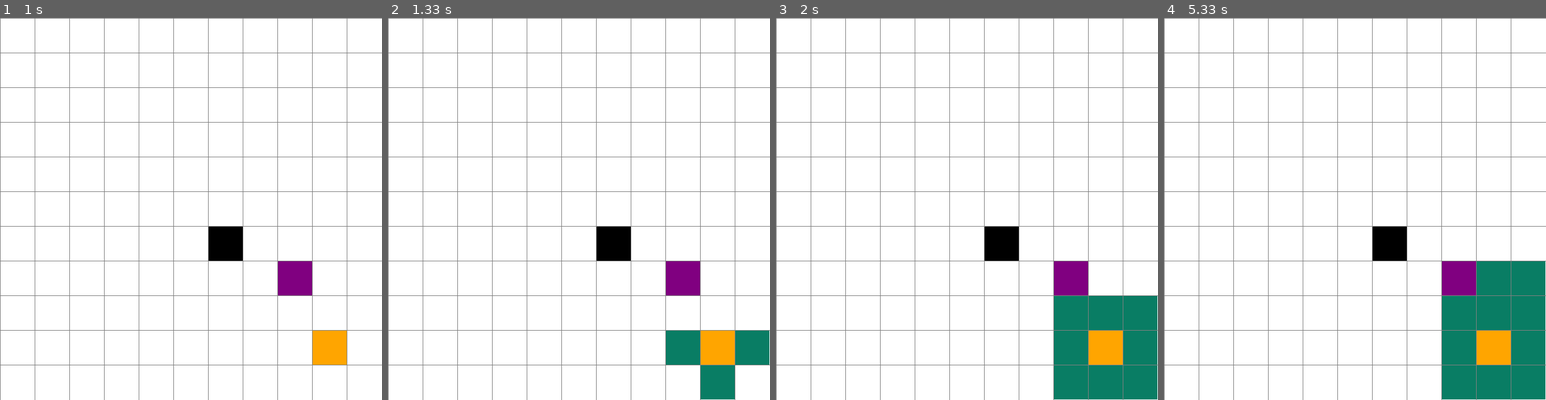
Above: before the commit, frames 1-4 (left to right).
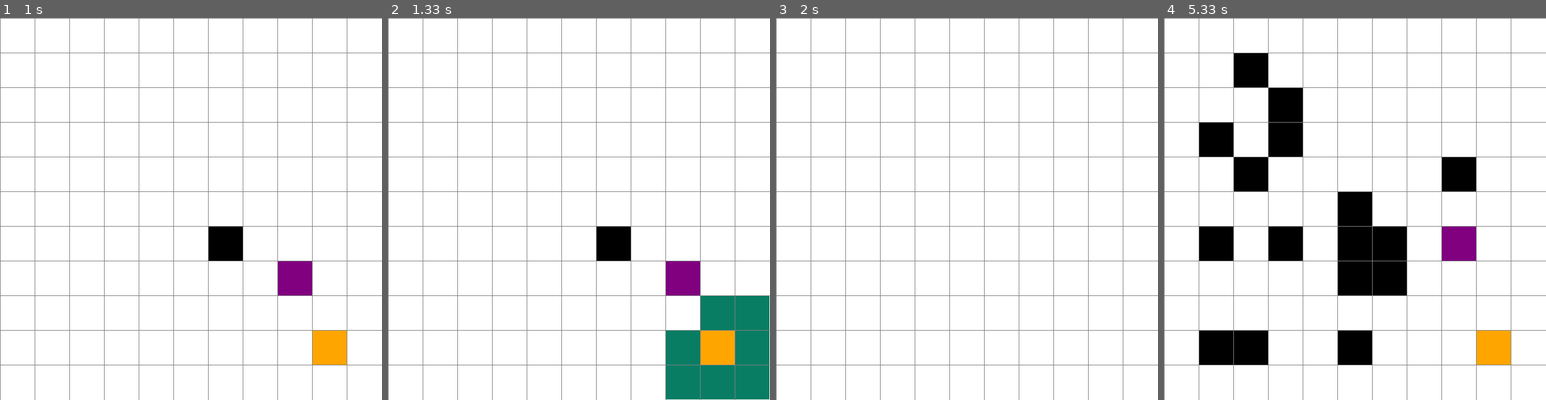
Above: after the commit, the same moments.

Repository: osvi-dev/IA
Game: pygame game, started from A*/tablero.py
Two runs of this game, one before a commit and one after it. Both use one fixed random seed, a clock stepped at 60 frames per second and the inputs below.
Inputs (mouse positions are in pixels of both pictures, inside the frame that each line leads up to):
- Up to frame 1 (1 s): tap B at 0.33 s; press the mouse at (332, 342) at 0.7 s; move the mouse to (282, 293) at 0.8 s; release the mouse at (236, 243) at 0.93 s
- Up to frame 2 (1.33 s): hold B from 1 s (still down); move the mouse to (479, 67) at 1.03 s
- Up to frame 3 (2 s): release B at 1.47 s; hold R 1.5-1.97 s
- Up to frame 4 (5.33 s): press the mouse at (1496, 342) at 2.03 s; move the mouse to (1473, 258) at 2.13 s; release the mouse at (1454, 174) at 2.27 s; press the mouse at (1496, 342) at 2.37 s; move the mouse to (1362, 293) at 2.47 s; release the mouse at (1232, 247) at 2.6 s; press the mouse at (1496, 342) at 2.7 s; move the mouse to (1366, 212) at 2.8 s; release the mouse at (1240, 79) at 2.93 s; press the mouse at (1496, 342) at 3.03 s; move the mouse to (1381, 243) at 3.13 s; release the mouse at (1270, 140) at 3.27 s; press the mouse at (1496, 342) at 3.37 s; move the mouse to (1366, 346) at 3.47 s; release the mouse at (1240, 350) at 3.6 s; press the mouse at (1496, 342) at 3.7 s; move the mouse to (1385, 289) at 3.8 s; release the mouse at (1278, 239) at 3.93 s; press the mouse at (1496, 342) at 4.03 s; move the mouse to (1389, 231) at 4.13 s; release the mouse at (1282, 117) at 4.27 s; press the mouse at (1496, 342) at 4.37 s; move the mouse to (1358, 342) at 4.47 s; release the mouse at (1221, 342) at 4.6 s; press the mouse at (1496, 342) at 4.7 s; move the mouse to (1362, 235) at 4.8 s; release the mouse at (1228, 128) at 4.93 s; press the mouse at (1496, 342) at 5.03 s; move the mouse to (1377, 258) at 5.13 s; release the mouse at (1259, 170) at 5.27 s

Frame 1 is identical in both runs. In frame 2, 3.2% of the frame differs, in the area x 72-100%, y 72-100%; in frame 3, 8.8%; in frame 4, 21%, in the area x 9-100%, y 9-100%.

Commit message:
Avance, pero cuando va para ambos lados

Diff:
--- /dev/null
+++ b/A*/a.py
@@ -0,0 +1,292 @@
+import pygame
+import os
+
+# Configuraciones iniciales
+ANCHO_VENTANA = 600
+VENTANA = pygame.display.set_mode((ANCHO_VENTANA, ANCHO_VENTANA))
+pygame.display.set_caption("Visualización de Nodos (Instrucciones en la terminal)")
+
+# Colores (RGB)
+BLANCO = (255, 255, 255)
+NEGRO = (0, 0, 0)
+GRIS = (128, 128, 128)
+GRIS_CLARO = (192, 192, 192)  # Simboliza los nodos en la Lista Abierta (LA)
+NARANJA = (255, 165, 0)
+PURPURA = (128, 0, 128)
+ROJO = (255, 0, 0)  # Indica el nodo seleccionado para avanzar
+
+class Nodo:
+    def __init__(self, fila, col, ancho, total_filas):
+        self.fila = fila
+        self.col = col
+        self.x = fila * ancho
+        self.y = col * ancho
+        self.color = BLANCO
+        self.ancho = ancho
+        self.total_filas = total_filas
+
+        # Atributos para el algoritmo A*
+        self.G = 0  # Costo desde el inicio hasta el nodo actual
+        self.H = 0  # Estimación del costo hasta el nodo final
+        self.F = 0  # Costo total (F = G + H)
+        self.padre = 0 # Nodo anterior para que al final se marque la ruta mas corta
+
+    def get_pos(self):
+        return self.fila, self.col
+
+    def es_pared(self):
+        return self.color == NEGRO
+
+    def es_inicio(self):
+        return self.color == NARANJA
+
+    def es_fin(self):
+        return self.color == PURPURA
+
+    def es_gris(self):
+        return self.color == GRIS_CLARO
+
+    def es_rojo(self):
+        return self.color == ROJO
+
+    def restablecer(self):
+        self.color = BLANCO
+
+    def hacer_inicio(self):
+        self.color = NARANJA
+
+    def hacer_pared(self):
+        self.color = NEGRO
+
+    def hacer_fin(self):
+        self.color = PURPURA
+
+    def hacer_gris(self):
+        if not self.es_inicio():  # Asegurar que el nodo inicio no cambie de color
+            self.color = GRIS_CLARO
+
+    def hacer_rojo(self):
+        self.color = ROJO
+
+    def dibujar(self, ventana):
+        pygame.draw.rect(ventana, self.color, (self.x, self.y, self.ancho, self.ancho))
+
+def crear_grid(filas, ancho):
+    grid = []
+    ancho_nodo = ancho // filas
+    for i in range(filas):
+        grid.append([])
+        for j in range(filas):
+            nodo = Nodo(i, j, ancho_nodo, filas)
+            grid[i].append(nodo)
+    return grid
+
+def dibujar_grid(ventana, filas, ancho):
+    ancho_nodo = ancho // filas
+    for i in range(filas):
+        pygame.draw.line(ventana, GRIS, (0, i * ancho_nodo), (ancho, i * ancho_nodo))
+        for j in range(filas):
+            pygame.draw.line(ventana, GRIS, (j * ancho_nodo, 0), (j * ancho_nodo, ancho))
+
+def dibujar(ventana, grid, filas, ancho):
+    ventana.fill(BLANCO)
+    for fila in grid:
+        for nodo in fila:
+            nodo.dibujar(ventana)
+
+    dibujar_grid(ventana, filas, ancho)
+    pygame.display.update()
+
+def obtener_click_pos(pos, filas, ancho):
+    ancho_nodo = ancho // filas
+    y, x = pos
+    fila = y // ancho_nodo
+    col = x // ancho_nodo
+    return fila, col
+
+print("\nBienvenido al algoritmo A* para encontrar la ruta más corta.")
+print("Instrucciones:")
+print("- Haga clic izquierdo para seleccionar el nodo inicio y fin.")
+print("- Despues Haga clic izquierdo en un nodo para marcarlo como pared.")
+print("- Haga clic derecho para eliminar un nodo.")
+print("- Presione 'S' para iniciar a marcar las posibles rutas.")
+
+def limpiar_terminal():
+    """Limpia la terminal dependiendo del sistema operativo."""
+    os.system('cls' if os.name == 'nt' else 'clear')
+
+def imprimir_estado(LA, LC, inicio, fin):
+    """Imprime el estado actual de la Lista Abierta, Lista Cerrada, Nodo Inicio y Nodo Fin."""
+    limpiar_terminal()
+    print("Instrucciones:")
+    print("- Presione 'D' para encontrar ruta paso por paso.")
+    print("- Presione 'F' para finalizar y encontrar la ruta más corta.")
+    print("\nEstado actual:")
+    print("Lista Abierta (LA):", [(nodo.get_pos()) for nodo in LA])
+    print("Lista Cerrada (LC):", [(nodo.get_pos()) for nodo in LC])
+    print("Nodo Inicio:", inicio.get_pos() if inicio else "No definido")
+    print("Nodo Fin:", fin.get_pos() if fin else "No definido")
+
+
+def calcular_heuristica(nodo, fin):
+    """ Calcula el valor H basado en la distancia en celdas al nodo fin. """
+    if not fin:
+        return 0
+    fila_actual, col_actual = nodo.get_pos()
+    fila_fin, col_fin = fin.get_pos()
+
+    distancia_filas = abs(fila_fin - fila_actual)
+    distancia_columnas = abs(col_fin - col_actual)
+
+    return (distancia_filas + distancia_columnas) * 10
+
+def marcar_nodos_adyacentes(grid, nodo_actual, fin, LA, LC, FILAS):
+    """ Marca los nodos adyacentes en gris y actualiza sus valores G, H y F. """
+    fila, col = nodo_actual.get_pos()
+    direcciones = [(-1, 0), (1, 0), (0, -1), (0, 1), (-1, -1), (-1, 1), (1, -1), (1, 1)]  # Incluye diagonales
+
+    for d in direcciones:
+        nueva_fila = fila + d[0]
+        nueva_col = col + d[1]
+
+        if 0 <= nueva_fila < FILAS and 0 <= nueva_col < FILAS:
+            nodo_adyacente = grid[nueva_fila][nueva_col]
+
+            if nodo_adyacente.es_pared() or nodo_adyacente in LC:
+                continue  # No procesar si es una pared o ya está en la lista cerrada
+
+            # Determinar el costo de movimiento (10 si es ortogonal, 14 si es diagonal)
+            costo_movimiento = 10 if d in [(-1, 0), (1, 0), (0, -1), (0, 1)] else 14
+            nuevo_G = nodo_actual.G + costo_movimiento
+
+            if nodo_adyacente in LA:
+                # Si el nuevo G es menor, actualizamos el nodo
+                if nuevo_G <= nodo_adyacente.G:
+                    nodo_adyacente.G = nuevo_G
+                    nodo_adyacente.F = nodo_adyacente.G + nodo_adyacente.H
+                    nodo_adyacente.padre = nodo_actual  # Actualizar el nodo padre
+
+            else:
+                # Si es la primera vez que se calcula, establecer valores
+                nodo_adyacente.G = nuevo_G
+                nodo_adyacente.H = calcular_heuristica(nodo_adyacente, fin)
+                nodo_adyacente.F = nodo_adyacente.G + nodo_adyacente.H
+                nodo_adyacente.hacer_gris()
+                nodo_adyacente.padre = nodo_actual  # Asignar el nodo padre
+                LA.append(nodo_adyacente)
+
+def marcar_ruta_optima(nodo_fin):
+    """ Retrocede desde el nodo final hasta el inicio para marcar la ruta óptima. """
+    nodo_actual = nodo_fin.padre
+    while nodo_actual and not nodo_actual.es_inicio():
+        nodo_actual.color = (0, 0, 255)  # Azul para la ruta óptima
+        nodo_actual = nodo_actual.padre
+
+def avanzar_nodo(LA, LC, fin):
+    """ Encuentra el nodo con el menor F y lo marca en rojo. """
+    if not LA:
+        print("\nNo hay más nodos en la lista abierta. No se encontró el camino.")
+        return None
+
+    menor_nodo = min(LA, key=lambda nodo: nodo.F)  # Encuentra el nodo con el menor F
+
+    if menor_nodo == fin:
+        print("\nllegamos al nodo final!!! No se pueden seleccionar más nodos.")
+        return None  # Detiene la búsqueda si se llega al nodo final
+
+    menor_nodo.hacer_rojo()  # Marca el nodo como seleccionado (rojo)
+    LA.remove(menor_nodo)  # Lo eliminamos de la lista abierta
+    LC.append(menor_nodo)  # Lo agregamos a la lista cerrada
+
+    return menor_nodo
+
+def ejecutar_algoritmo_completo(grid, inicio, fin, LA, LC, LS, FILAS):
+    """ Ejecuta el algoritmo A* completo y muestra los resultados en consola. """
+    while True:
+        nuevo_nodo = avanzar_nodo(LA, LC, fin)
+        if not nuevo_nodo:
+            break
+        marcar_nodos_adyacentes(grid, nuevo_nodo, fin, LA, LC, FILAS)
+        imprimir_estado(LA, LC, inicio, fin)  # Actualiza la consola en cada paso
+
+    if fin in LC:
+        marcar_ruta_optima(fin)
+
+    imprimir_estado(LA, LC, inicio, fin)
+    print("\n¡Se ha llegado al nodo fin!")
+    nodo_actual = fin
+    while nodo_actual and nodo_actual.padre:
+        LS.append(nodo_actual.get_pos())
+        nodo_actual = nodo_actual.padre
+    print("Ruta óptima (Presione 'C' para trazarla):", LS[::-1])  # Imprimir la ruta en orden inverso
+
+def main(ventana, ancho):
+    FILAS = 10
+    grid = crear_grid(FILAS, ancho)
+
+    inicio = None
+    fin = None
+    LA = []  # Lista Abierta
+    LC = []  # Lista Cerrada
+    LS = [] # Lista para almacenar la ruta mas corta
+
+    corriendo = True
+
+    while corriendo:
+        dibujar(ventana, grid, FILAS, ancho)
+        for event in pygame.event.get():
+            if event.type == pygame.QUIT:
+                corriendo = False
+
+            if pygame.mouse.get_pressed()[0]:  # Click izquierdo
+                pos = pygame.mouse.get_pos()
+                fila, col = obtener_click_pos(pos, FILAS, ancho)
+                nodo = grid[fila][col]
+
+                if not inicio and nodo != fin:
+                    inicio = nodo
+                    inicio.hacer_inicio()
+                    inicio.G = 0
+                    inicio.padre = None  # El inicio no tiene padre
+                    LC.append(inicio)  # Agregamos el nodo inicio a la lista cerrada
+
+                elif not fin and nodo != inicio:
+                    fin = nodo
+                    fin.hacer_fin()
+
+                elif nodo != fin and nodo != inicio:
+                    nodo.hacer_pared()
+
+            elif pygame.mouse.get_pressed()[2]:  # Click derecho
+                pos = pygame.mouse.get_pos()
+                fila, col = obtener_click_pos(pos, FILAS, ancho)
+                nodo = grid[fila][col]
+                nodo.restablecer()
+                if nodo == inicio:
+                    inicio = None
+                elif nodo == fin:
+                    fin = None
+
+            elif event.type == pygame.KEYDOWN:
+                if event.key == pygame.K_s:
+                    imprimir_estado(LA, LC, inicio, fin)
+                    marcar_nodos_adyacentes(grid, inicio, fin, LA, LC, FILAS)
+
+                if event.key == pygame.K_d:
+                    nuevo_nodo = avanzar_nodo(LA, LC, fin)
+                    if nuevo_nodo:
+                        marcar_nodos_adyacentes(grid, nuevo_nodo, fin, LA, LC, FILAS)
+                    imprimir_estado(LA, LC, inicio, fin)
+                    if nuevo_nodo == fin:
+                        print("\n¡Se ha llegado al nodo fin!")
+
+                if event.key == pygame.K_c and fin:
+                    marcar_ruta_optima(fin)
+
+                if event.key == pygame.K_f and inicio and fin:
+                    ejecutar_algoritmo_completo(grid, inicio, fin, LA, LC, LS, FILAS)
+
+
+    pygame.quit()
+
+main(VENTANA, ANCHO_VENTANA)
--- a/A*/algoritmo_nuevo.py
+++ b/A*/algoritmo_nuevo.py
@@ -23,8 +23,12 @@
         self.lista_abierta = {}
         # para actualizar la interfaz grafica
         self.update_callback = update_callback
+        # para almacenar el padre de cada nodo para reconstruir el camino
+        self.parents = {}
         # sera el camino del final
-        self.camino = {}
+        self.camino = []
+
+        self.nodos_datos = {}
 
     def definir_inicio_fin(self):
         """
@@ -56,6 +60,16 @@
         return np.linalg.norm(np.array(a) - np.array(b))
 
     def encontrar_vecinos(self, curr_coor:tuple, datos:tuple):
+        """
+        Encuentra los vecinos del nodo actual y calcula sus valores g, h y f.
+
+        :param curr_coor: Coordenadas del nodo actual.
+        :type curr_coor: tuple
+        :param datos: Valores g, h y f del nodo actual.
+        :type datos: tuple
+        :return: True si encontró el nodo final, False en caso contrario.
+        :rtype: bool
+        """
         curr_x, curr_y = curr_coor
 
         # g es el costo de llegar al vecino
@@ -71,7 +85,7 @@
             (0, +1, 10),    # Arriba
             (0, -1, 10),    # Abajo
             (+1, +1, 14),   # Diagonal derecha arriba
-            (+1, -1, 14),   # Diagonal derecha abajo
+            (+1, -1, 20),   # Diagonal derecha abajo
             (-1, +1, 14),   # Diagonal izquierda arriba
             (-1, -1, 14)    # Diagonal izquierda abajo
         ]
@@ -85,40 +99,71 @@
             # la coordenada en y es mayor a 0 y menor a la longitud del tablero
             if (0 <= next_x < len(self.board) and 0 <= next_y < len(self.board[0])) and (vecino_coor not in self.lista_cerrada):
 
-
-                # Verificamos el vecino es el final
-                if (next_x, next_y) == self.coor_fin:
-                    # construimos el final
-                    print("Encontramos el camino")
-                    time.sleep(10)
-                    return
+                # Verificamos si el vecino es el final
+                if vecino_coor == self.coor_fin:
+                    # Guardamos el padre del nodo final
+                    self.parents[vecino_coor] = curr_coor
+                    return True
 
                 # Cambiamos el color de la casilla, para saber que es un vecino
                 self.board[next_x][next_y].color = (9, 125, 100)
-                time.sleep(0.1)
 
                 # guardamos la coordenada
                 next_coor = (next_x, next_y)
 
-                # verificamos que no este en la lista abierta, si esta veremos si volvemos a calcular f,g,h
-                if next_coor not in self.lista_abierta:
-                    g = costo + datos[0]
-                    h = self.heuristic(next_coor, self.coor_fin)
-                    f = g + h
+                # Calculamos los nuevos valores
+                g = costo + datos[0]
+                h = self.heuristic(next_coor, self.coor_fin)
+                f = g + h
+
+                # Verificamos que no esté en la lista abierta o si el nuevo camino es mejor
+                if next_coor not in self.lista_abierta or g < self.lista_abierta[next_coor][0]:
                     self.lista_abierta[next_coor] = (g, h, f)
-
-                    # primimimos por consola
-                    print(f"Nodo: {next_coor}, G: {g}, H: {h}, F: {f}")
-
-                # lista en la lista abierta
-                else:
-                    g = costo + datos[0]
-                    h = self.heuristic(next_coor, self.coor_fin)
-                    f = g + h
-                    if g < self.lista_abierta[next_coor][0]:
-                        self.lista_abierta[next_coor] = (g, h, f)
+                    self.parents[next_coor] = curr_coor
+
+                    # Imprimimos por consola
+                    # print(f"Nodo: {next_coor}, G: {g}, H: {h}, F: {f}")
 
                 self.update_callback()
+                time.sleep(0.05)
+
+        return False
+
+    def reconstruir_camino(self):
+        """
+        Reconstruye el camino desde el nodo final hasta el nodo inicial.
+
+        :return: None
+        """
+        current = self.coor_fin
+        path = []
+
+        while current != self.coor_inicio:
+            path.append(current)
+            current = self.parents[current]
+
+        path.append(self.coor_inicio)
+        path.reverse()  # Para tener el camino desde el inicio hasta el fin
+
+        # Guardamos el camino
+        self.camino = path
+
+        # Pintamos el camino en el tablero
+        for node in path:
+            if node != self.coor_inicio and node != self.coor_fin:  # No pintar inicio ni fin
+                x, y = node
+                self.board[x][y].color = (255, 215, 0)  # Color dorado para el camino
+                self.update_callback()
+                time.sleep(0.1)
+
+        # Imprimimos los parámetros del camino
+        print("\nCamino encontrado:")
+        for i, node in enumerate(path):
+            if node in self.nodos_datos:
+                g, h, f = self.nodos_datos[node]
+                print(f"Paso {i}: {node}, G: {g}, H: {h}, F: {f}")
+
+        print(f"Longitud del camino: {len(path)}")
 
     def resolver(self):
         """
@@ -136,33 +181,51 @@
 
         self.definir_inicio_fin()
         if self.coor_inicio is None or self.coor_fin is None:
-            return  # No hay inicio o fin
-
-        # dimensiones = (len(self.board), len(self.board[0]))
-        # print(f'Las dimensiones del tablero son: {dimensiones}')
+            print("No hay inicio o fin definidos")
+            return
+
         self.curr_coor = self.coor_inicio
-        self.datos = (0,0,0)
-
-        while self.curr_coor != self.coor_fin:
-            self.encontrar_vecinos(self.curr_coor, self.datos)
-
-            # print(f'Lista abierta: {self.lista_abierta}')
-
-            # En lugar de cambiar self.lista_abierta a una lista, obtenemos el nodo con la f más baja
-            if not self.lista_abierta:  # Verificar si la lista está vacía
-                print("No se encontró un camino")
+        self.lista_abierta[self.coor_inicio] = (0, self.heuristic(self.coor_inicio, self.coor_fin), self.heuristic(self.coor_inicio, self.coor_fin))
+        self.datos = self.lista_abierta[self.coor_inicio]
+
+        found_path = False
+
+        while self.curr_coor != self.coor_fin and self.lista_abierta:
+            # Encontrar la coordenada con menor f mas peque
+            self.curr_coor = min(self.lista_abierta, key=lambda k: self.lista_abierta[k][2])
+            print('Lista abierta')
+            print(self.lista_abierta)
+            print('Lista abierta ordenada')
+            print(min(self.lista_abierta, key=lambda k: self.lista_abierta[k][2]))
+            self.datos = self.lista_abierta[self.curr_coor]
+
+            # Si llegamos al final, terminamos
+            if self.curr_coor == self.coor_fin:
+                found_path = True
                 break
 
-            # Encontrar la coordenada con menor f
-            next_coor = min(self.lista_abierta, key=lambda k: self.lista_abierta[k][2])
-            self.datos = self.lista_abierta[next_coor]
-
             # Eliminarlo de la lista abierta
-            del self.lista_abierta[next_coor]
-
-            self.curr_coor = next_coor
+            self.nodos_datos[self.curr_coor] = self.datos
+
+            del self.lista_abierta[self.curr_coor]
 
             # Agregamos la coordenada actual a la lista cerrada
             self.lista_cerrada.add(self.curr_coor)
 
-            print(f'f mas pequena: {next_coor} datos {self.datos}')
+            # Cambiar color para mostrar que está en la lista cerrada (explorado)
+            if self.curr_coor != self.coor_inicio and self.curr_coor != self.coor_fin:
+                x, y = self.curr_coor
+                self.board[x][y].color = (200, 0, 0)  # Rojo para nodos explorados
+                self.update_callback()
+
+            # Buscar vecinos
+            if self.encontrar_vecinos(self.curr_coor, self.datos):
+                found_path = True
+                break
+
+            # print(f'Explorando: {self.curr_coor} con valores G: {self.datos[0]}, H: {self.datos[1]}, F: {self.datos[2]}')
+
+        if found_path:
+            self.reconstruir_camino()
+        else:
+            print("No se encontró un camino")
--- a/A*/tablero.py
+++ b/A*/tablero.py
@@ -162,6 +162,12 @@
                 update_ui = lambda: dibujar(VENTANA, grid, FILAS, ANCHO_VENTANA)
                 algorit = algoritmo_nuevo.Algoritmo(nodos, grid, update_ui)
                 algorit.resolver()
+            # limpiar todo
+            elif event.type == pygame.KEYDOWN and event.key == pygame.K_r:
+                inicio = None
+                fin = None
+                nodos.clear()
+                grid = crear_grid(FILAS, ancho)
 
     pygame.quit()
 
